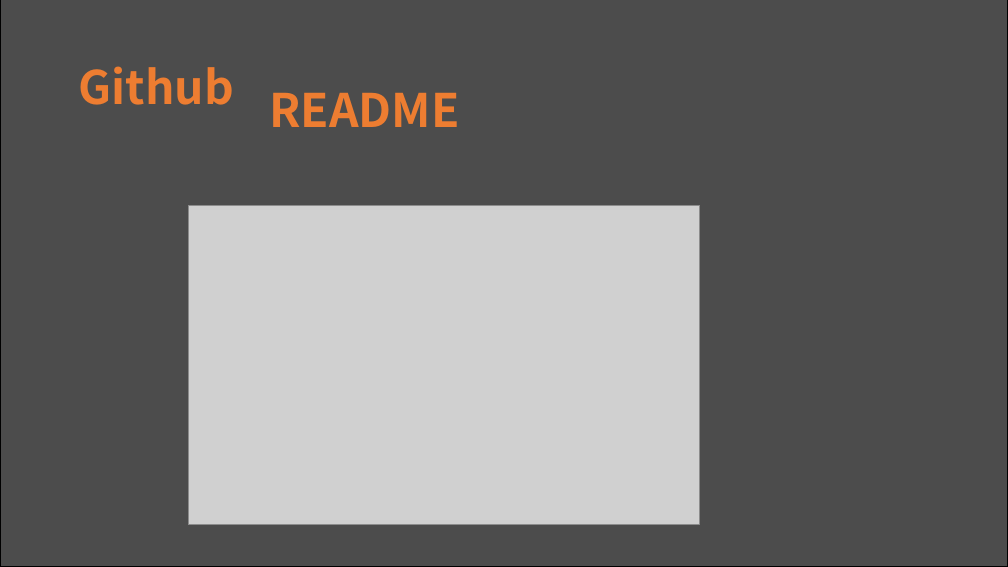
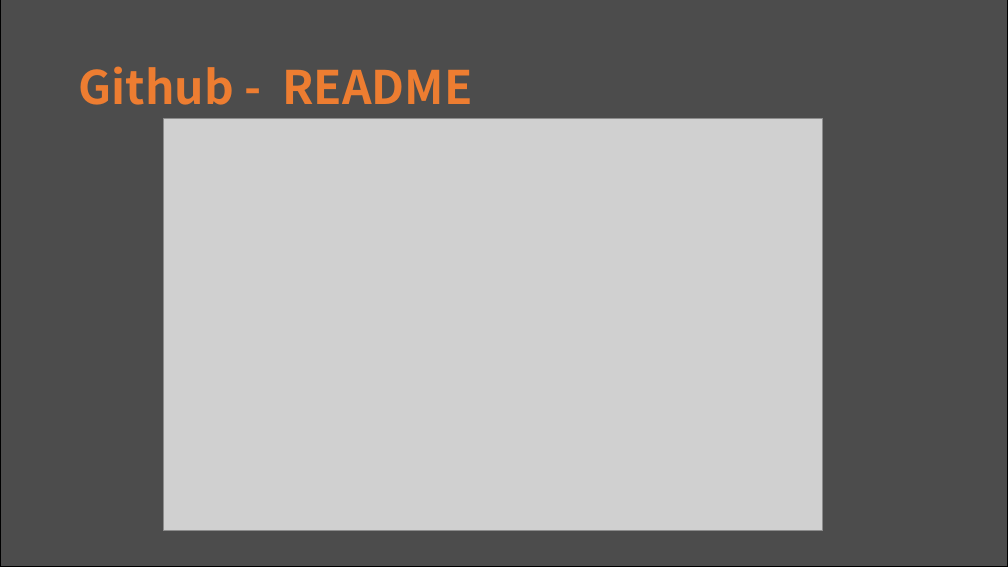
Before and after one commit to hbseo/desktop_calculator, a slide deck: slide 12 of simpsons.pptx. Drawn at 1008x567 pixels with LibreOffice and Linux fonts; fonts in the diff are those of the drawing; grey boxes stand for pictures. Boxes give left, top, right and bottom in pixels: in the first picture for what was removed or moved away, otherwise in the second. Text is boxed around its words. In the diff, an @@ line names an element or a change of style, - is before the commit and + after.

Commit message:
[20161122] Github Pt Update

```diff
--- a/simpsons.pptx
+++ b/simpsons.pptx
@@ text at <box>79,66,472,105</box>: text changed @@
-Github
+Github - README
@@ picture: place and size @@
-picture at <box>188,205,699,525</box>
+picture at <box>163,119,823,531</box>
@@ text removed at <box>269,93,459,127</box> @@
-README
```
Also in this commit, not shown: 12 other slides changed.
